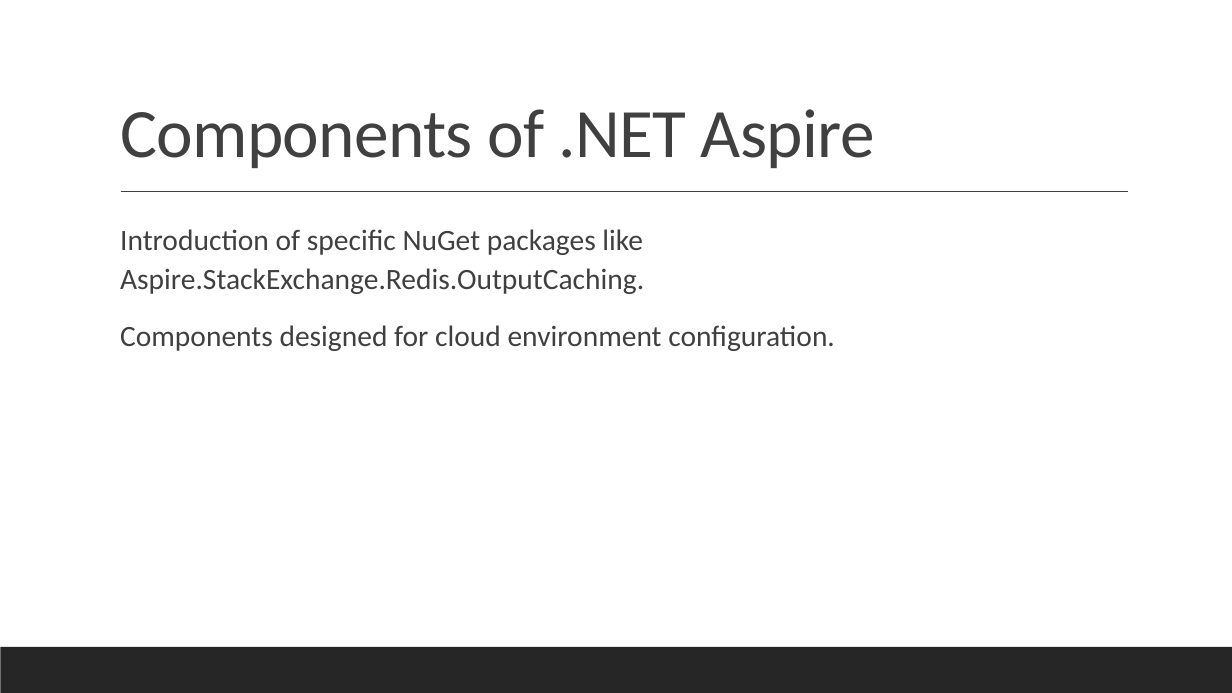
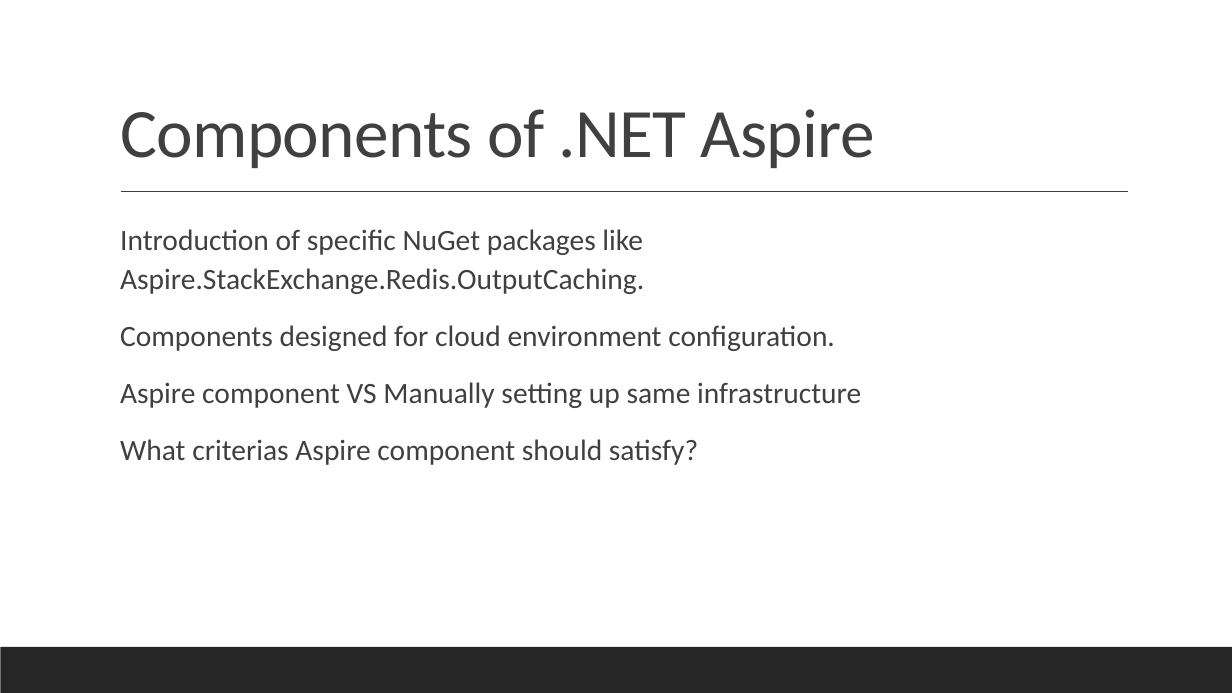
Before and after one commit to Shak-o/C-Examples, a slide deck: slide 7 of Aspire/DotnetAspire.pptx (slide 5 before the commit). Drawn at 1232x693 pixels with LibreOffice and Linux fonts; fonts in the diff are those of the drawing. Boxes give left, top, right and bottom in pixels: in the first picture for what was removed or moved away, otherwise in the second. Text is boxed around its words. In the diff, an @@ line names an element or a change of style, - is before the commit and + after.

```diff
--- a/Aspire/DotnetAspire.pptx
+++ b/Aspire/DotnetAspire.pptx
@@ text at [120,382,861,465]: paragraphs added @@
+  Aspire component VS Manually setting up same infrastructure
+  What criterias Aspire component should satisfy?
```
Also in this commit, not shown: 3 slides added, 1 other file.
